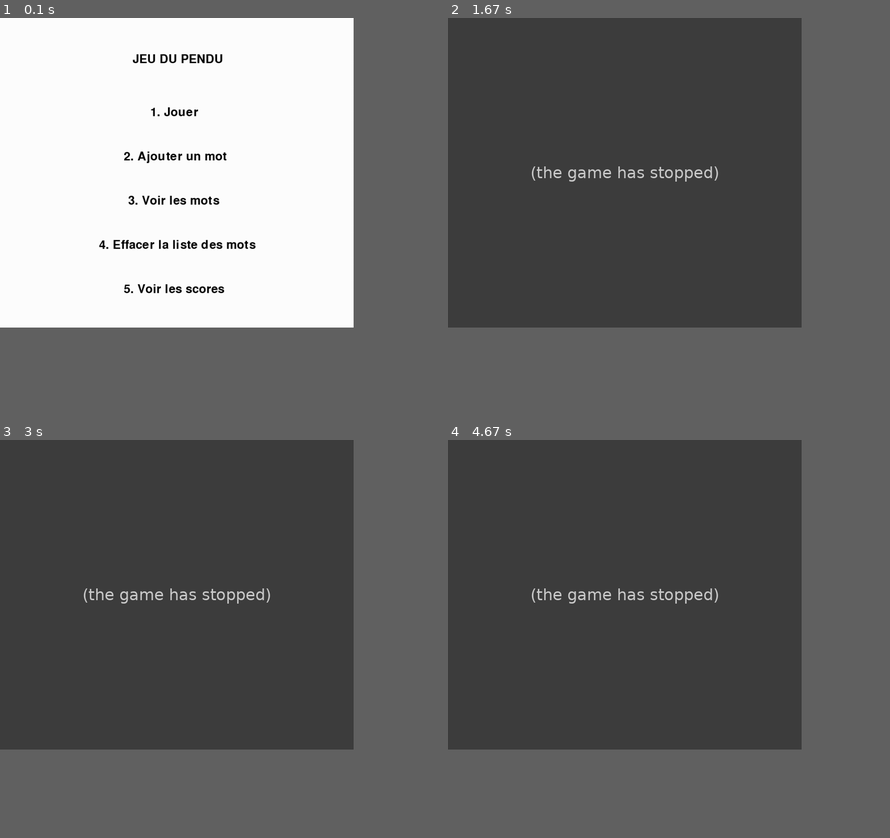
Above: before the commit, frames 1-4 (two rows, left to right).
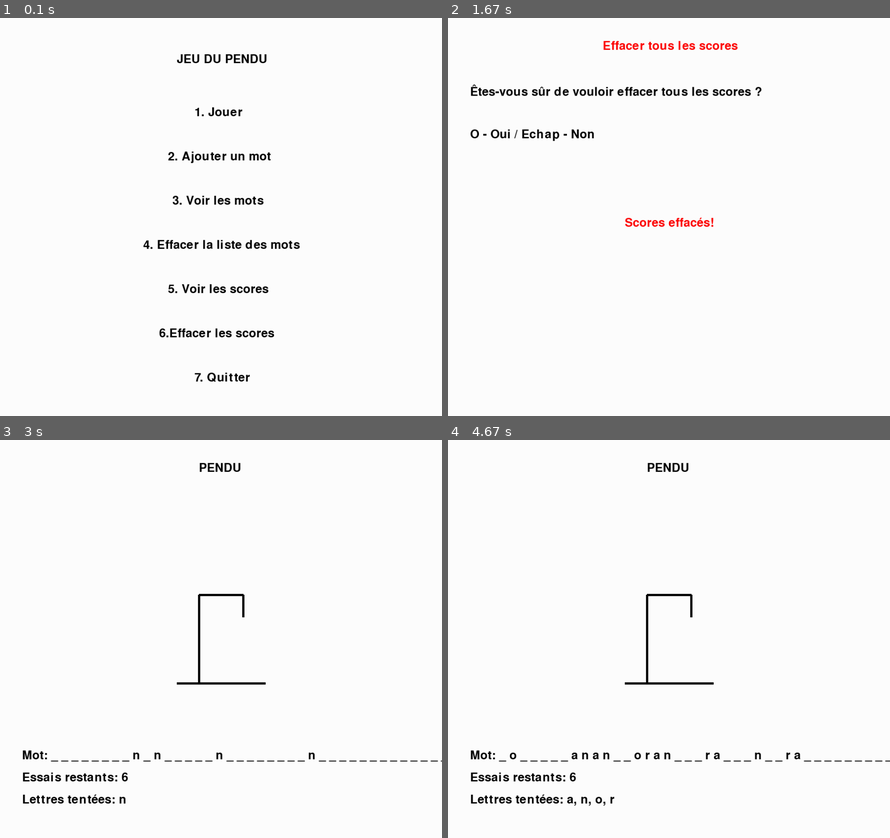
Above: after the commit, the same moments.

Repository: Hippolyte-Geslain/pendu
Game: pygame game, started from Pendu.py
Two runs of this game, one before a commit and one after it. Both use one fixed random seed, a clock stepped at 60 frames per second and the inputs below.
Inputs:
- Up to frame 1 (0.1 s): no input
- Up to frame 2 (1.67 s): tap 6 at 0.33 s; hold O 0.67-1.13 s
- Up to frame 3 (3 s): tap 1 at 2.32 s; type "a" at 2.65 s; type "nn" at 2.75 s; tap Enter at 2.98 s
- Up to frame 4 (4.67 s): type "a" at 3.2 s; tap Enter at 3.33, 3.88, 4.43 s; type "r" at 3.75 s; type "o" at 4.3 s
The window is 720x630 before the commit and 900x810 after it. Grey fills any space a smaller window leaves; there, only what the larger window draws over its background counts as a difference.

The runs differ from the first frame. In frame 1, 2.8% of the frame differs, in the area x 22-68%, y 9-92%; in frame 2, 62%; in frame 3, 63%; in frame 4, 63%, in the area x 0-100%, y 0-92%.
Before the commit the program exited at 0.33 s; later frames show no game.

Commit message:
grande correction

Diff:
--- a/Pendu.py
+++ b/Pendu.py
@@ -1,20 +1,46 @@
+
+"""Jeu du pendu ,
+
+Structure :
+
+-Lire les fichiers txt où se trouve les mots (charger_mots)
+
+-Choisir au hasard les mots a jouer puis les cacher pour etre révélé lettre par lettre par le jouer (choisir_mots , jouer_partie,  mot_cache)
+
+-coeur du programme : Attribution d
+
+
+"""
+
+
 import pygame
 import random
 import os
 
 
-
 # ==========(Bonus)Fichiers locaux : Chargement des mots et des scores==========
 MOTS_FICHIER = "mots.txt"
 SCORES_FICHIER = "scores.txt"
 
-# Charger les mots depuis le fichier
+
+
+# Charger les mots depuis le fichier ou utiliser une liste par défaut
 def charger_mots():
+
+    # Mots de secours
+    mots_par_defaut = ["python", "programmation", "ordinateur", "developpement", "jeu", "pendu", "algorithme"]
     if not os.path.exists(MOTS_FICHIER):
         with open(MOTS_FICHIER, "w") as f:
-            f.write("exemple\n")
+            f.write("\n".join(mots_par_defaut) + "\n")
+
+
     with open(MOTS_FICHIER, "r") as f:
         mots = f.read().splitlines()
+
+    # Si le fichier est vide, utiliser les mots par défaut
+    if not mots:
+        mots = mots_par_defaut
+
     return mots
 
 
@@ -35,56 +61,68 @@
     score = 0
     clock = pygame.time.Clock()
 
+#Cachez le mot choisit au hasard
     def mot_cache():
         return " ".join([lettre if lettre in lettres_trouvees else "_" for lettre in mot])
 
-    while True:
-        screen.fill(WHITE)
+#Boucle principale
+    while True:
+        screen.fill(WHITE)#fond blanc
 
         # Dessiner le pendu au centre de l'écran
         dessiner_pendu(essais_restants)
 
         # Afficher les informations textuelles en bas
-        afficher_texte("PENDU", WIDTH // 2 - 100, 50)
+        afficher_texte("PENDU", WIDTH // 2 - 50, 50)
         afficher_texte(f"Mot: {mot_cache()}", 50, HEIGHT - 200)
         afficher_texte(f"Essais restants: {essais_restants}", 50, HEIGHT - 150)
         afficher_texte(f"Lettres tentées: {', '.join(sorted(lettres_tentees))}", 50, HEIGHT - 100)
 
         pygame.display.flip()
 
-        for event in pygame.event.get():
-            if event.type == pygame.QUIT:
-                pygame.quit()
-                return
-            if event.type == pygame.KEYDOWN:
-                lettre = event.unicode.lower()
+        #Boucle de Jeu
+        for event in pygame.event.get(): # si situiation = au mot
+            if event.type == pygame.QUIT:
+                pygame.quit()
+                return
+            if event.type == pygame.KEYDOWN: # KEYDOWN detecte la touche
+                lettre = event.unicode.lower() #event. detecte et réagis
+
                 if lettre.isalpha() and lettre not in lettres_tentees:
-                    lettres_tentees.add(lettre)
+                #.isalpha verifie que c'est une lettre ; # on verifie que la lettre n'a pas deja était tentée
+                    lettres_tentees.add(lettre) #.add ajoute la lettre tentée
+
                     if lettre in mot:
                         lettres_trouvees.add(lettre)
                         score += 10  # Augmente le score pour chaque lettre correcte
                     else:
                         essais_restants -= 1
 
+        #La Perte
         if essais_restants <= 0:
-            base_x, base_y = WIDTH // 2, HEIGHT // 2 + 100
-            couleur = BLACK
-            epaisseur = 5
-            pygame.draw.line(screen, couleur, (base_x + 50, base_y - 50), (base_x + 70, base_y - 20), epaisseur)  # Jambe droite affichée lorsque le joueur a perdu
             enregistrer_score(score)
             afficher_texte("Perdu!", WIDTH // 2 - 100, HEIGHT // 2, RED)
             pygame.display.flip()
             pygame.time.delay(2000)
+
+        # (Jambe droite affichée lorsque le joueur a perdu)
+            base_x, base_y = WIDTH // 2, HEIGHT // 2 + 100
+            couleur = BLACK
+            epaisseur = 5
+            pygame.draw.line(screen, couleur, (base_x + 50, base_y - 50), (base_x + 70, base_y - 20), epaisseur)
+
             return
 
-
+        #La Gagne
         if all(lettre in lettres_trouvees for lettre in mot):
             score += 50  # Bonus pour avoir gagné
             enregistrer_score(score)
             afficher_texte("Gagné!", WIDTH // 2 - 100, HEIGHT // 2, RED)
             pygame.display.flip()
             pygame.time.delay(2000)
+
             return
+
 
         clock.tick(30)
 
@@ -202,24 +240,54 @@
 
 #==================================================================================
 
-
-
-
+#=============== Effacer Score =========================
+def effacer_scores():
+    with open(SCORES_FICHIER, "w") as f:
+        f.write("")  # Réinitialise le fichier en l'effaçant
+
+def effacer_scores_interface():
+    clock = pygame.time.Clock()
+
+    while True:
+        screen.fill(WHITE)
+        afficher_texte("Effacer tous les scores", WIDTH // 2 - 150, 50, RED)
+        afficher_texte("Êtes-vous sûr de vouloir effacer tous les scores ?", 50, 150)
+        afficher_texte("O - Oui / Echap - Non", 50, 250)
+        pygame.display.flip()
+
+        for event in pygame.event.get():
+            if event.type == pygame.QUIT:
+                pygame.quit()
+                return
+            if event.type == pygame.KEYDOWN:
+                if event.key == pygame.K_o:  # Touche 'O' pour confirmer
+                    effacer_scores()
+                    afficher_texte("Scores effacés!", WIDTH // 2 - 100, HEIGHT // 2, RED)
+                    pygame.display.flip()
+                    pygame.time.delay(2000)
+                    return
+                elif event.key == pygame.K_ESCAPE:  # Touche 'Echap' pour annuler
+                    return
+
+        clock.tick(30)
+#=========================================================
 
 
 #====================== Menu principal ============================================
 def menu_principal():
-    clock = pygame.time.Clock()
-    while True:
-        screen.fill(WHITE)
+    clock = pygame.time.Clock() # pygame.time.Clock sert a
+    while True:
+        screen.fill(WHITE) #.fill sert a
         afficher_texte("JEU DU PENDU", WIDTH // 2 - 100, 80) #WIDTH // 2 - 150 sert a centrer le texte
         afficher_texte("1. Jouer", WIDTH // 2 - 60, 200)
         afficher_texte("2. Ajouter un mot", WIDTH // 2 - 120, 300)
         afficher_texte("3. Voir les mots", WIDTH // 2 - 110, 400)
         afficher_texte("4. Effacer la liste des mots", WIDTH // 2 - 176, 500)
         afficher_texte("5. Voir les scores", WIDTH // 2 - 120, 600)
-        afficher_texte("6. Quitter", WIDTH // 2 - 100, 700)
-        pygame.display.flip()
+        afficher_texte("6.Effacer les scores", WIDTH // 2 - 140, 700)
+        afficher_texte("7. Quitter", WIDTH // 2 - 60, 800)
+
+        pygame.display.flip() #pygame
 
         for event in pygame.event.get():
             if event.type == pygame.QUIT:
@@ -237,6 +305,8 @@
                 elif event.key == pygame.K_5:
                     afficher_scores()
                 elif event.key == pygame.K_6:
+                    effacer_scores_interface()
+                elif event.key == pygame.K_7:
                     pygame.quit()
                     return
 
@@ -257,28 +327,28 @@
 
 
 
-# Initialiser Pygame
+# =======  Initialiser l'Ecran avec Pygame  =========
 pygame.init()
 
-# Dimensions de la fenêtre
-WIDTH, HEIGHT = 800, 700
+# Dimensions fenêtre et couleurs et ecritures
+WIDTH, HEIGHT = 1000, 900
 WHITE = (255, 255, 255)
 BLACK = (0, 0, 0)
 RED = (255, 0, 0)
-FONT = pygame.font.Font(None, 40)
-
-
-
-# Initialiser l'écran ===========================
-screen = pygame.display.set_mode((WIDTH, HEIGHT))
+FONT = pygame.font.Font(None, 40) #se qui va etre écrit
+
+#=========
+screen = pygame.display.set_mode((WIDTH, HEIGHT)) #écrant va apparaitre sur fenetre
 pygame.display.set_caption("Jeu du Pendu")
-#==================================================
-
-
-
+#=====================================================
+
+
+#=========  Grande fonction afficher_texte qui permet a chaque "fenetres" d'afficher sa particularité =============
 def afficher_texte(texte, x, y, couleur=BLACK):
     texte_render = FONT.render(texte, True, couleur)
-    screen.blit(texte_render, (x, y))
+    screen.blit(texte_render, (x, y))   # liée a la ligne 290 , screen = pygame.display.set_mode
+#===================================================================================================================
+"""Ici toutes nos afficher_texte  """
 
 
 def dessiner_pendu(essais_restants):
